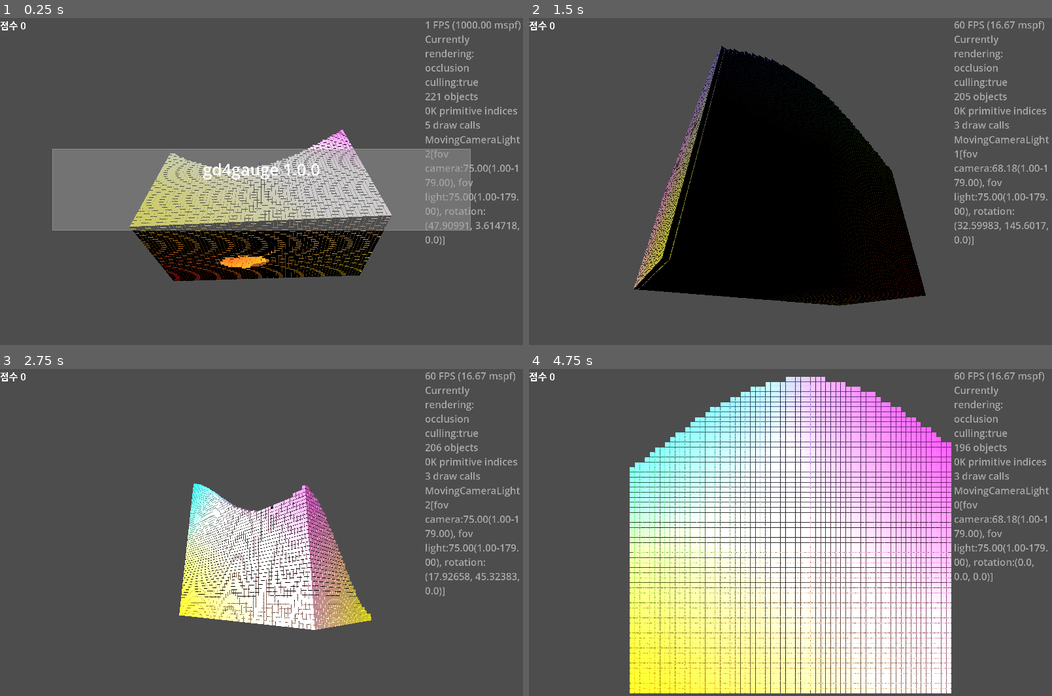
Above: before the commit, frames 1-4 (two rows, left to right).
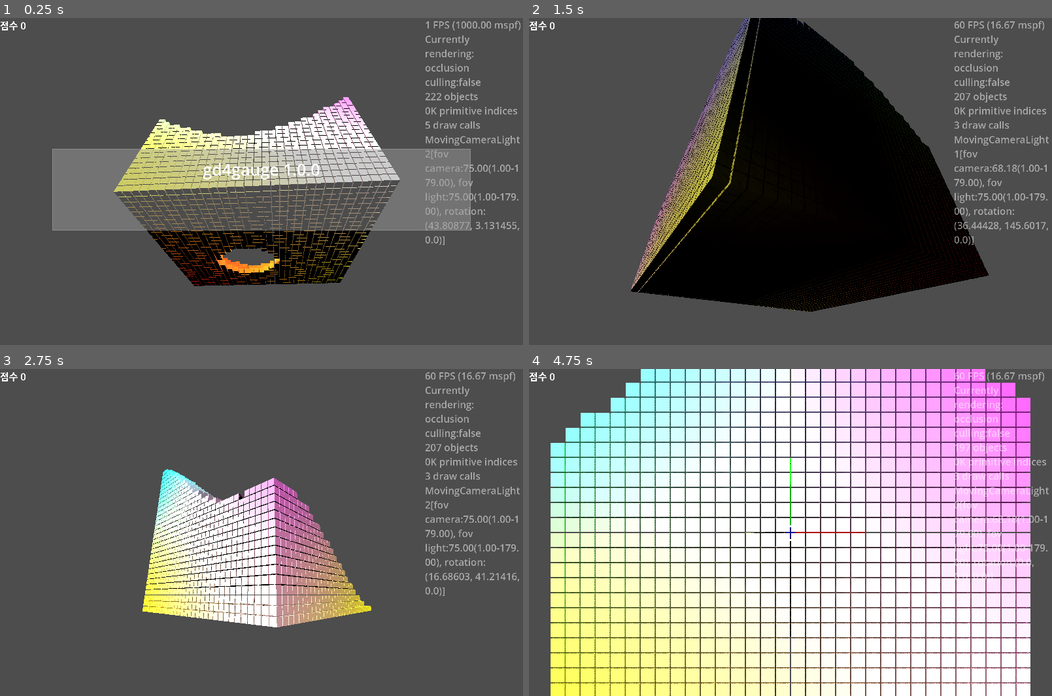
Above: after the commit, the same moments.

Repository: kasworld/gd4gauge
Game: Godot game, scene res://main.tscn
Same seed, same stepped clock (60 frames per second), same inputs: the game is played once before the commit and once after it.
Inputs (mouse positions are in pixels of both pictures, inside the frame that each line leads up to):
- Up to frame 1 (0.25 s): no input
- Up to frame 2 (1.5 s): tap Enter at 0.5, 0.6 s; move the mouse to (905, 165) at 0.52 s; click (905, 165) at 0.67 s; move the mouse to (685, 197) at 1.27 s; tap Delete at 1.35 s; click (685, 197) at 1.42 s
- Up to frame 3 (2.75 s): move the mouse to (313, 460) at 2.02 s; tap Enter at 2.1 s; click (313, 460) at 2.17 s
- Up to frame 4 (4.75 s): move the mouse to (764, 597) at 2.77 s; tap Delete at 2.85, 4.35 s; click (764, 597) at 2.92 s; move the mouse to (947, 581) at 3.52 s; tap Enter at 3.6 s; click (947, 581) at 3.67 s; move the mouse to (633, 483) at 4.27 s; click (633, 483) at 4.42 s

The runs differ from the first frame. In frame 1, 16% of the frame differs, in the area x 21-99%, y 18-82%; in frame 2, 15%; in frame 3, 12%; in frame 4, 71%, in the area x 4-96%, y 0-100%.

Commit message:
update MultiMeshShape

Diff:
--- a/main.gd
+++ b/main.gd
@@ -1,7 +1,6 @@
 extends Node3D
 
-const WorldSize := Vector3(64,64,32)
-#const WorldSize := Vector3(32,32,32)
+const WorldSize := Vector3(32,32,32)
 const AnimationDuration := 1.0
 
 var main_animation := Animation3D.new()
@@ -84,7 +83,7 @@
 func _process(_delta: float) -> void:
 	label_demo()
 	$WaveGauge.animate_wave()
-	main_animation.handle_animation()
+	#main_animation.handle_animation()
 	if $MovingCameraLightHober.is_current_camera():
 		$MovingCameraLightHober.move_hober_around_z(Vector3.ZERO, (WorldSize.x+WorldSize.y)/2, WorldSize.length()*0.6 )
 	elif $MovingCameraLightAround.is_current_camera():
--- a/multi_mesh_shape/multi_mesh_shape.gd
+++ b/multi_mesh_shape/multi_mesh_shape.gd
@@ -1,26 +1,26 @@
 extends MultiMeshInstance3D
 class_name MultiMeshShape
 
-# example usage
+# example usage ################################################################
 
-func init_집중선(r :float, start:float, end:float, depth :float, count :int, co :Color) -> MultiMeshShape:
+func init_집중선(r :float, start:float, end:float, depth :float, count :int, co :Color, alpha :float = 1.0) -> MultiMeshShape:
 	var 구분선 := BoxMesh.new()
 	var 길이 := r*(end-start)
 	구분선.size = Vector3(길이, depth/10, depth )
 	var cell각도 := 2.0*PI / count
 	var radius := r-길이/2
-	init_with_color(구분선, Color.WHITE, count)
+	init_with_alpha(구분선, count, alpha)
 	for i in count:
 		var rad := cell각도 *i + cell각도/2
 		set_inst_rotation(i, Vector3.BACK, rad)
-		set_inst_pos(i, Vector3(cos(rad) *radius,sin(rad) *radius, 0) )
+		set_inst_position(i, Vector3(cos(rad) *radius,sin(rad) *radius, 0) )
 		set_inst_color(i, co)
 	return self
 
-func init_wire_net(net_size :Vector2, wire_count :Vector2i, wire_radius :float, co :Color) -> MultiMeshShape:
+func init_wire_net(net_size :Vector2, wire_count :Vector2i, wire_radius :float, co :Color, alpha :float = 1.0) -> MultiMeshShape:
 	var 선 := BoxMesh.new()
 	var count := wire_count.x + wire_count.y
-	init_with_color(선, Color.WHITE, count)
+	init_with_alpha(선, count, alpha)
 	for i in count:
 		multimesh.set_instance_color(i,co)
 		if i < wire_count.x:
@@ -40,16 +40,26 @@
 func init_bar_gauge_y(count :int, sz :Vector3, co1 :Color, co2 :Color, alpha :float = 1.0 , gaprate :float = 0.1) -> MultiMeshShape:
 	var mesh := BoxMesh.new()
 	mesh.size = Vector3(sz.x, sz.y / count * (1-gaprate) , sz.z)
-	init_with_color(mesh, Color(Color.WHITE, alpha), count)
+	init_with_alpha(mesh, count, alpha)
 	for i in count:
 		var rate := (i as float) / (count as float)
 		var pos3d := Vector3(0,rate*sz.y,0) # grow upward
-		set_inst_pos(i, pos3d)
+		set_inst_position(i, pos3d)
 		set_inst_color(i, lerp(co1, co2, rate) )
 	return self
 
-# end example
+# end example ##################################################################
 
+static func make_color_material(co :Color) -> StandardMaterial3D:
+	var mat := StandardMaterial3D.new()
+	# draw call 이 TRANSPARENCY_ALPHA 인 경우만 줄어든다. 버그인가?
+	if co.a >= 1.0:
+		mat.transparency = BaseMaterial3D.TRANSPARENCY_DISABLED
+	else:
+		mat.transparency = BaseMaterial3D.TRANSPARENCY_ALPHA
+	mat.albedo_color = co
+	mat.vertex_color_use_as_albedo = true
+	return mat
 
 func _init_multimesh(mesh :Mesh, mat :Material) -> void:
 	mesh.material = mat
@@ -60,44 +70,55 @@
 	multimesh.instance_count = count
 	multimesh.visible_instance_count = count
 
-func make_color_material(co :Color) -> StandardMaterial3D:
-	var mat := StandardMaterial3D.new()
-	# draw call 이 TRANSPARENCY_ALPHA 인 경우만 줄어든다. 버그인가?
-	if co.a >= 1.0:
-		mat.transparency = BaseMaterial3D.TRANSPARENCY_DISABLED
+func _init_transform(pos :Vector3 = Vector3.ZERO) -> void:
+	if pos == Vector3.ZERO:
+		for i in multimesh.visible_instance_count:
+			multimesh.set_instance_transform(i,Transform3D())
 	else:
-		mat.transparency = BaseMaterial3D.TRANSPARENCY_ALPHA
-	mat.albedo_color = co
-	mat.vertex_color_use_as_albedo = true
-	return mat
+		for i in multimesh.visible_instance_count:
+			var t = Transform3D(Basis(), pos)
+			multimesh.set_instance_transform(i,t)
 
-func _init_transform() -> void:
-	for i in multimesh.visible_instance_count:
-		multimesh.set_instance_transform(i,Transform3D())
+func init_with_material(
+		mesh :Mesh, mat :Material, count :int,
+		pos :Vector3 = Vector3.ZERO ) -> MultiMeshShape:
+	_init_multimesh(mesh, mat)
+	# Then resize (otherwise, changing the format is not allowed).
+	_set_count(count)
+	_init_transform(pos)
+	return self
 
-func init_with_color(mesh :Mesh, co :Color, count :int) -> MultiMeshShape:
-	_init_multimesh(mesh, make_color_material(co))
+func init_with_alpha(
+		mesh :Mesh, count :int,
+		alpha :float = 1.0,
+		pos :Vector3 = Vector3.ZERO) -> MultiMeshShape:
+	_init_multimesh(mesh, make_color_material( Color(Color.WHITE,alpha) ))
 	multimesh.use_colors = true # before set instance_count
 	# Then resize (otherwise, changing the format is not allowed).
 	_set_count(count)
-	_init_transform()
+	_init_transform(pos)
 	return self
 
-func init_with_material(mesh :Mesh, mat :Material, count :int) -> MultiMeshShape:
-	_init_multimesh(mesh, mat)
-	# Then resize (otherwise, changing the format is not allowed).
-	_set_count(count)
-	_init_transform()
+func set_position_all(pos :Vector3) -> MultiMeshShape:
+	for i in multimesh.visible_instance_count:
+		var t = Transform3D(Basis(), pos)
+		multimesh.set_instance_transform(i,t)
+	return self
+
+func set_color_all(color :Color) -> MultiMeshShape:
+	for i in multimesh.visible_instance_count:
+		multimesh.set_instance_color(i,color)
+	return self
+
+func set_gradient_color_all(color_from :Color, color_to:Color) -> MultiMeshShape:
+	var count :int = multimesh.visible_instance_count
+	for i in count:
+		var rate = float(i)/(count-1)
+		multimesh.set_instance_color(i,color_from.lerp(color_to,rate))
 	return self
 
 func color_used() -> bool:
 	return multimesh.use_colors
-
-func set_gradient_color(color_from :Color, color_to:Color) -> void:
-	var count :int = get_visible_count()
-	for i in count:
-		var rate = float(i)/(count-1)
-		multimesh.set_instance_color(i,color_from.lerp(color_to,rate))
 
 func get_total_count() -> int:
 	return multimesh.instance_count
@@ -138,7 +159,7 @@
 	t = t.rotated_local(axis, rot)
 	multimesh.set_instance_transform(i,t )
 
-func set_inst_pos(i :int, pos :Vector3) -> void:
+func set_inst_position(i :int, pos :Vector3) -> void:
 	var t := multimesh.get_instance_transform(i)
 	t.origin = pos
 	multimesh.set_instance_transform(i,t )
--- a/project.godot
+++ b/project.godot
@@ -27,11 +27,3 @@
 window/size/viewport_width=3840
 window/size/viewport_height=2160
 window/size/mode=3
-
-[physics]
-
-3d/run_on_separate_thread=true
-
-[rendering]
-
-occlusion_culling/use_occlusion_culling=true
